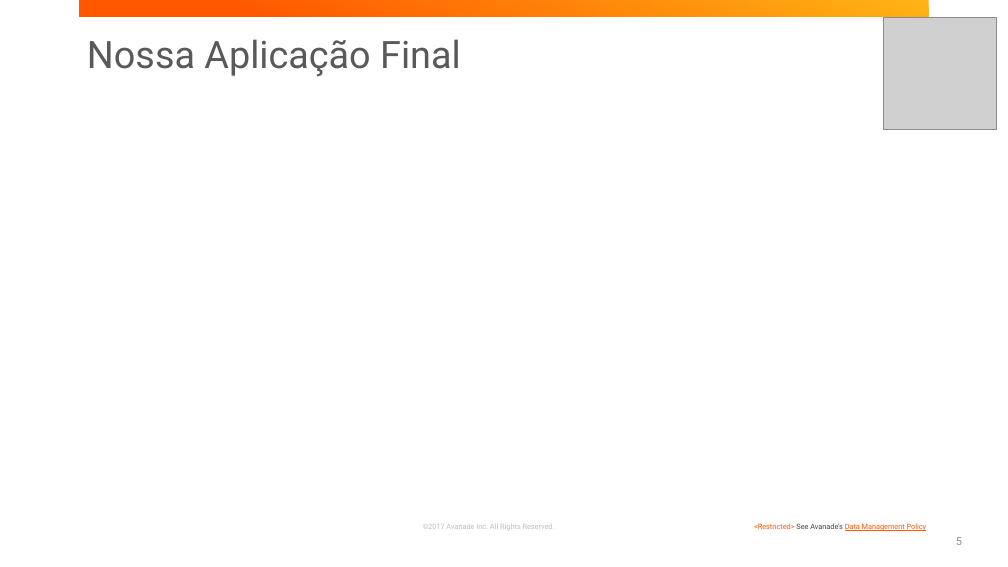
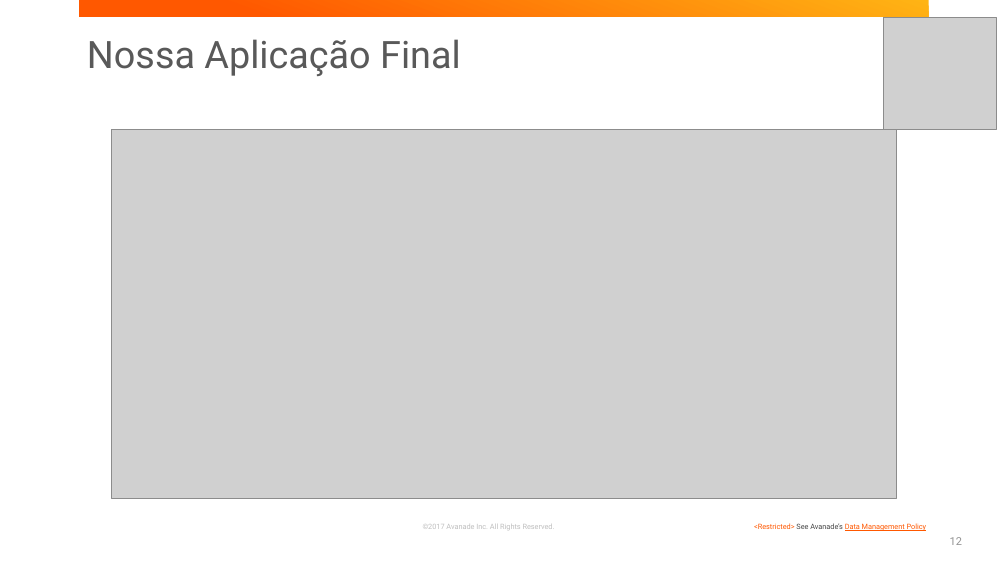
Before and after one commit to BootCampAvanSanAnder/BootCampSantander, a slide deck: slide 12 of presentations/anatomia-fundamentos/two-way-binding.pptx (slide 5 before the commit). Drawn at 1008x567 pixels with LibreOffice and Linux fonts; fonts in the diff are those of the drawing; grey boxes stand for pictures; background and template pictures are left out. Boxes give left, top, right and bottom in pixels: in the first picture for what was removed or moved away, otherwise in the second. Text is boxed around its words. In the diff, an @@ line names an element or a change of style, - is before the commit and + after.

```diff
--- a/presentations/anatomia-fundamentos/two-way-binding.pptx
+++ b/presentations/anatomia-fundamentos/two-way-binding.pptx
@@ picture added at [111, 130, 897, 498] @@
@@ page number at [950, 537, 962, 545]: text changed @@
-5
+12
```
Also in this commit, not shown: 1 other slide changed, 7 slides added, 11 other files.
